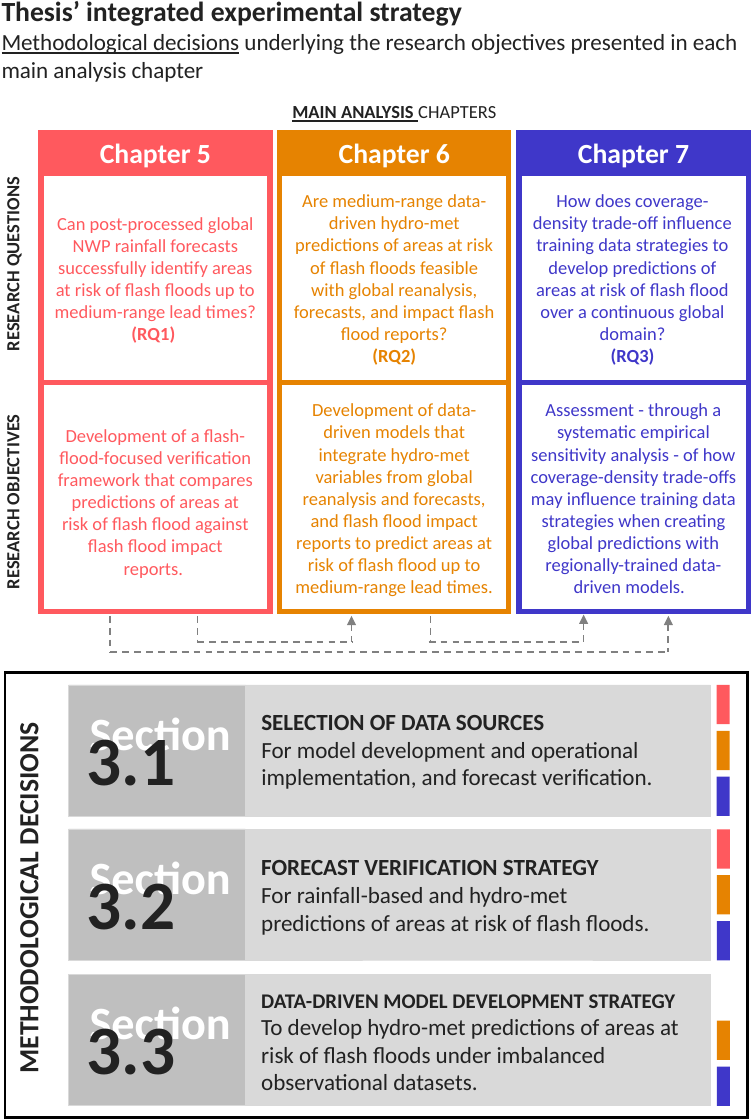
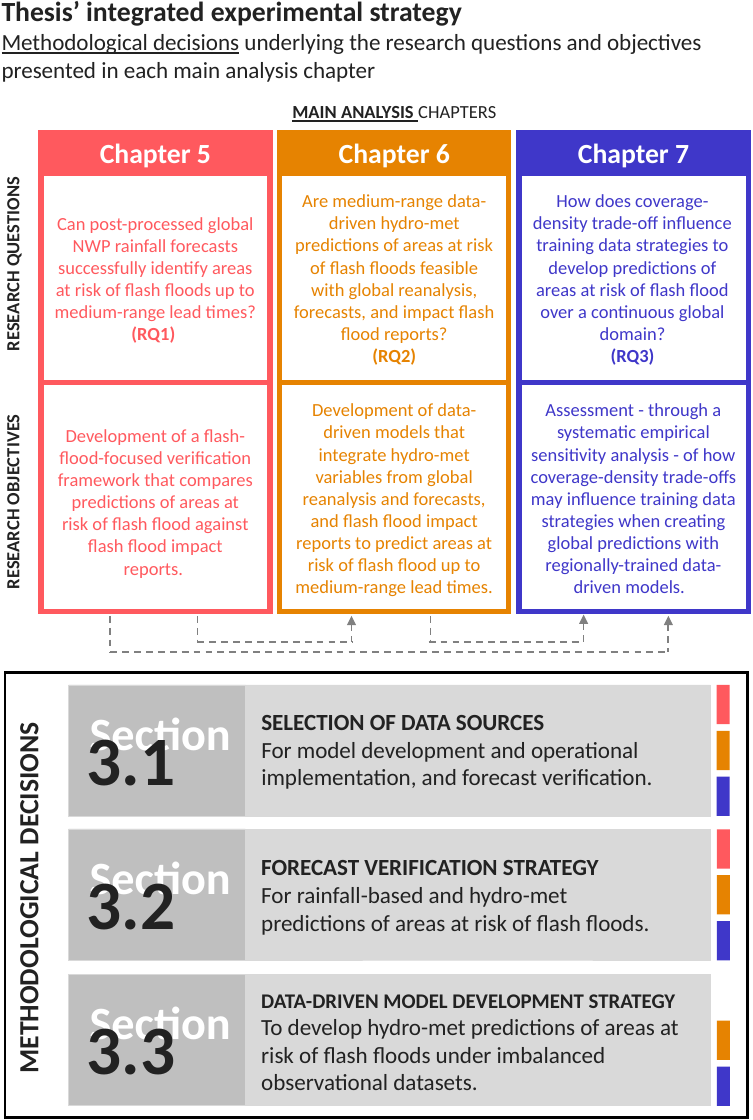
Before and after one commit to FatimaPillosu/thesis, a slide deck: slide 1 of chapter_03/figures/integrated_experimental_strategy.pptx. Drawn at 753x1120 pixels with LibreOffice and Linux fonts; fonts in the diff are those of the drawing. Boxes give left, top, right and bottom in pixels: in the first picture for what was removed or moved away, otherwise in the second. Text is boxed around its words. In the diff, an @@ line names an element or a change of style, - is before the commit and + after.

Commit message:
Improved main infographic in chapter 3

```diff
--- a/chapter_03/figures/integrated_experimental_strategy.pptx
+++ b/chapter_03/figures/integrated_experimental_strategy.pptx
@@ text at [2, 34, 701, 82]: text changed @@
-Methodological decisions underlying the research objectives presented in each main analysis chapter
+Methodological decisions underlying the research questions and objectives presented in each main analysis chapter
```
Also in this commit, not shown: 1 other file.
